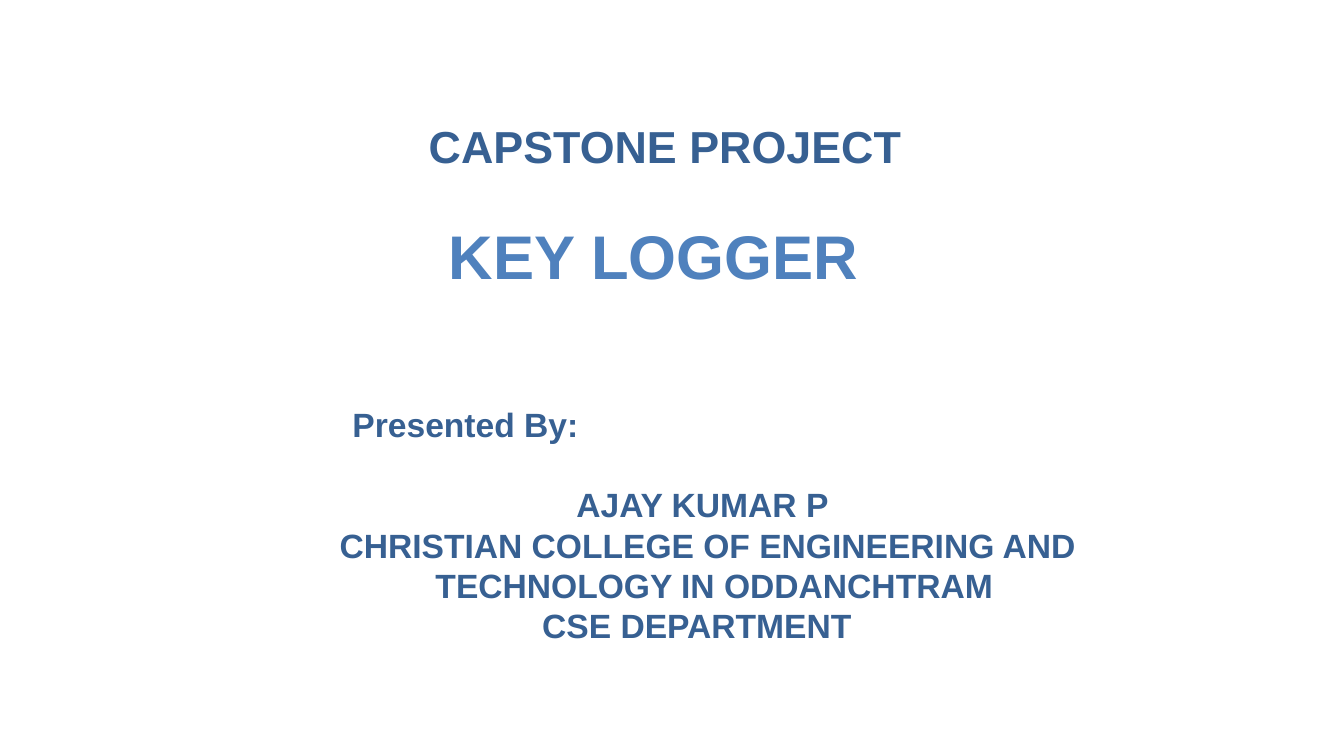
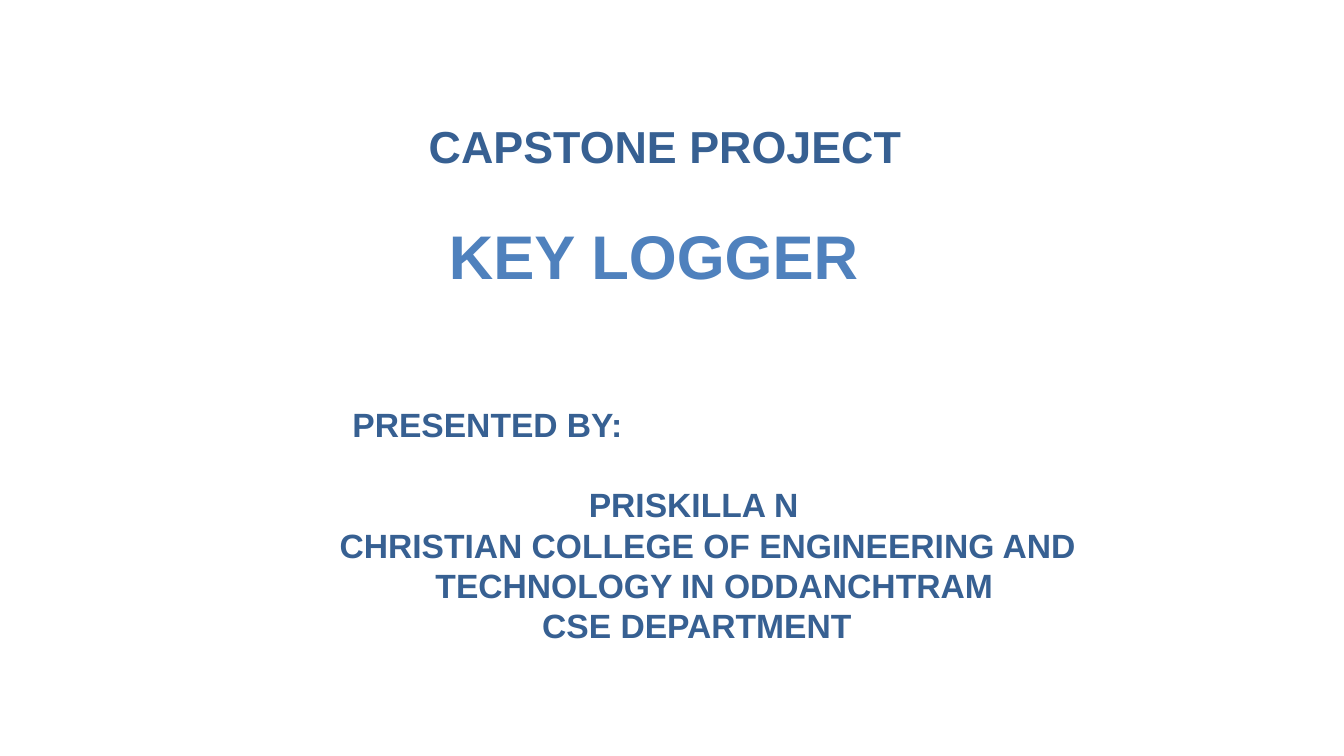
Before and after one commit to ajaykumar-pps/Naan-mudhalvan, a slide deck: slide 1 of Project template .pptx. Drawn at 1344x756 pixels with LibreOffice and Linux fonts; fonts in the diff are those of the drawing; background and template pictures are left out. Boxes give left, top, right and bottom in pixels: in the first picture for what was removed or moved away, otherwise in the second. Text is boxed around its words. In the diff, an @@ line names an element or a change of style, - is before the commit and + after.

```diff
--- a/Project template .pptx
+++ b/Project template .pptx
@@ text at <box>352,413,798,518</box>: text changed @@
-Presented By:
-AJAY KUMAR P
+PRESENTED BY:
+PRISKILLA N
```
